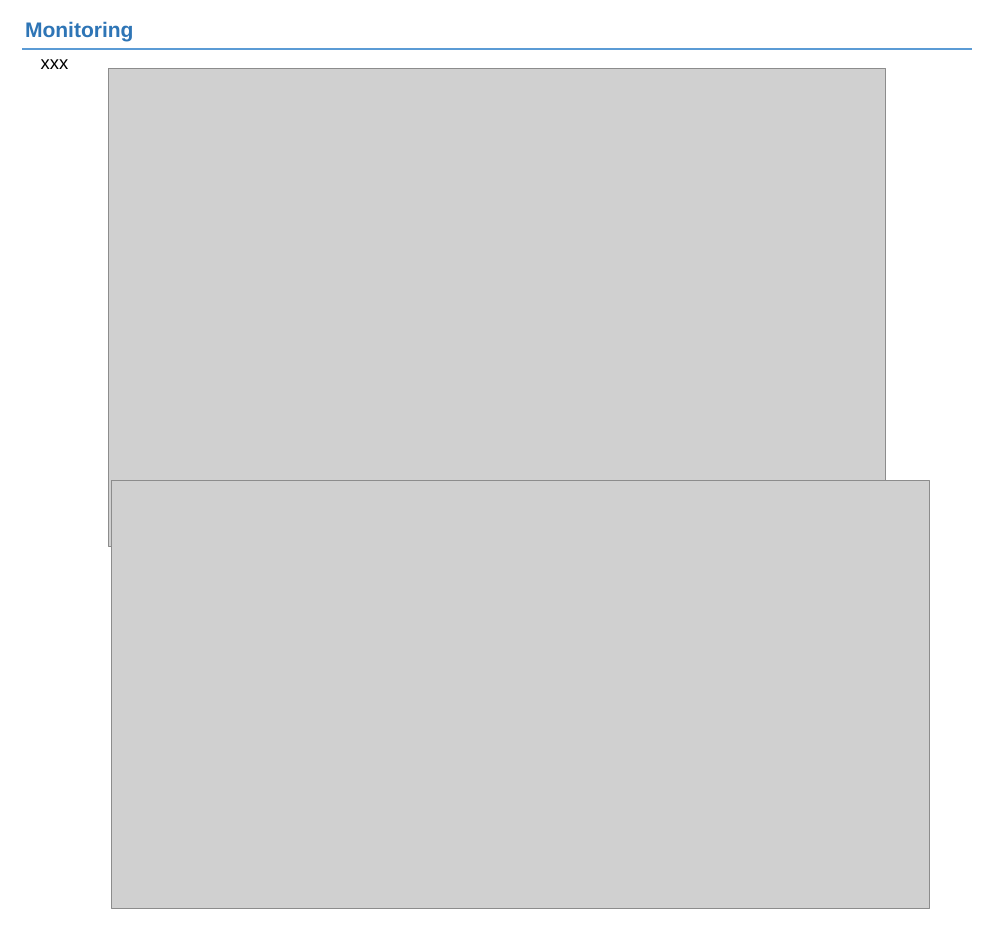
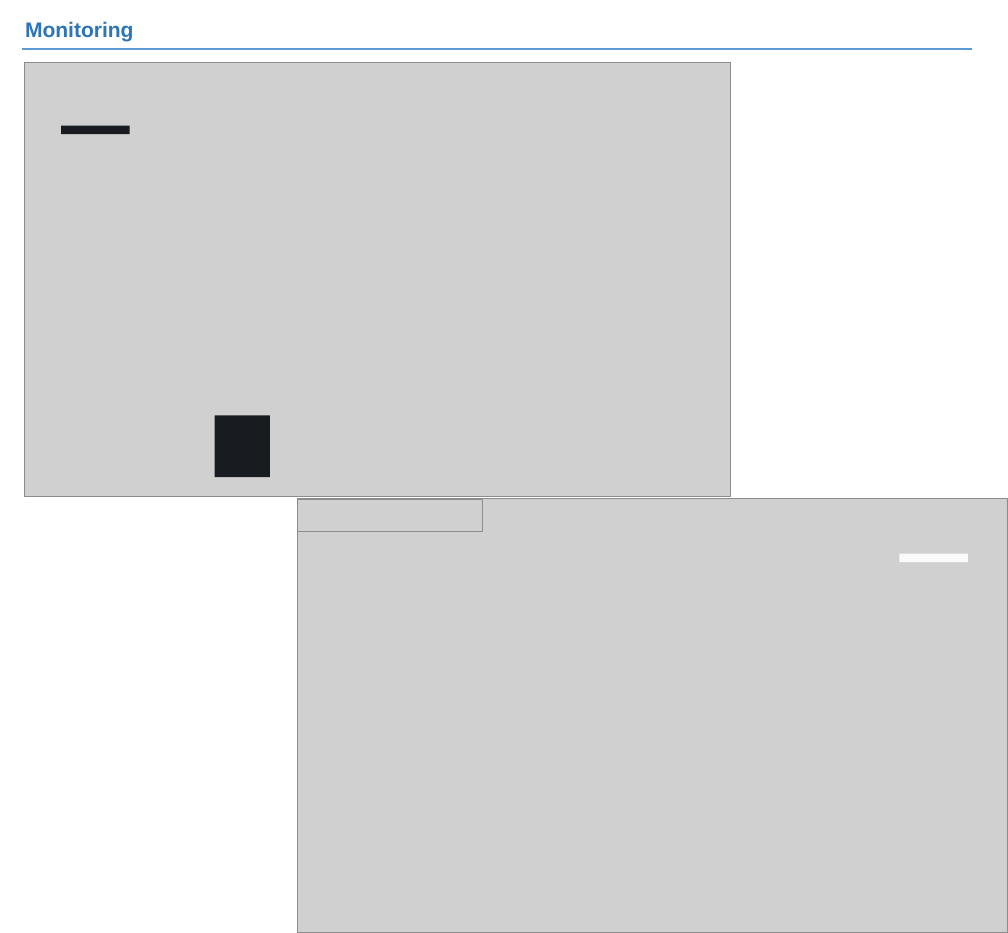
Before and after one commit to JIN0326/vertica_blog, a slide deck: slide 21 of 99ref/버티카_blog.pptx. Drawn at 1008x933 pixels with LibreOffice and Linux fonts; fonts in the diff are those of the drawing; grey boxes stand for pictures. Boxes give left, top, right and bottom in pixels: in the first picture for what was removed or moved away, otherwise in the second. Text is boxed around its words. In the diff, an @@ line names an element or a change of style, - is before the commit and + after.

```diff
--- a/99ref/버티카_blog.pptx
+++ b/99ref/버티카_blog.pptx
@@ text removed at bbox=[41, 59, 69, 69] @@
-xxx
@@ picture: place and size @@
-picture at bbox=[109, 68, 887, 546]
+picture at bbox=[24, 63, 730, 497]
@@ rectangle added at bbox=[62, 126, 130, 135], fill #181B1F @@
@@ rectangle added at bbox=[214, 415, 269, 477], fill #181B1F @@
@@ picture: place and size @@
-picture at bbox=[111, 481, 929, 908]
+picture at bbox=[297, 500, 482, 531]
@@ picture added at bbox=[298, 499, 1008, 933] @@
@@ rectangle added at bbox=[900, 554, 968, 562], fill #FAFAFA @@
```
Also in this commit, not shown: 3 other files.
